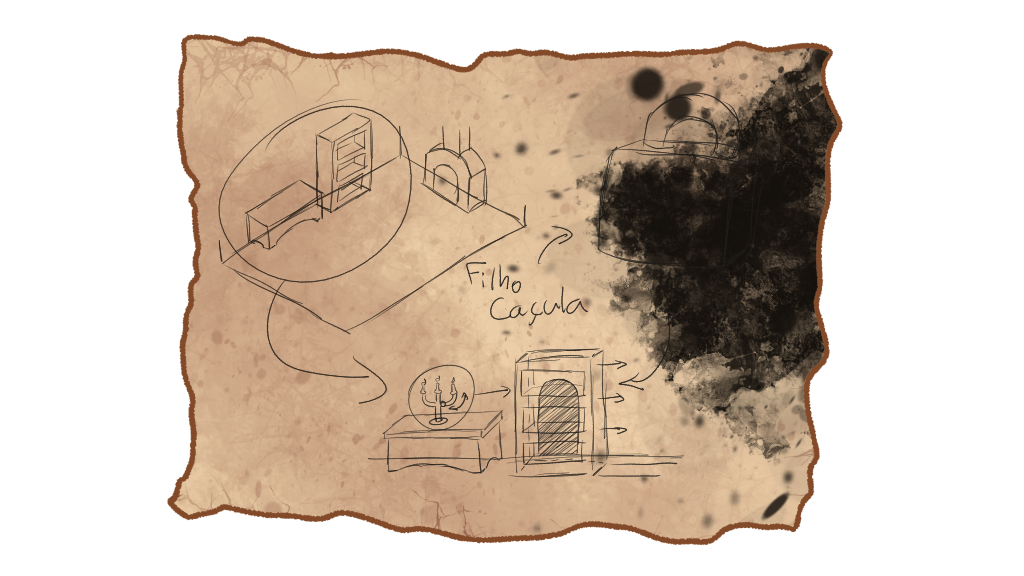
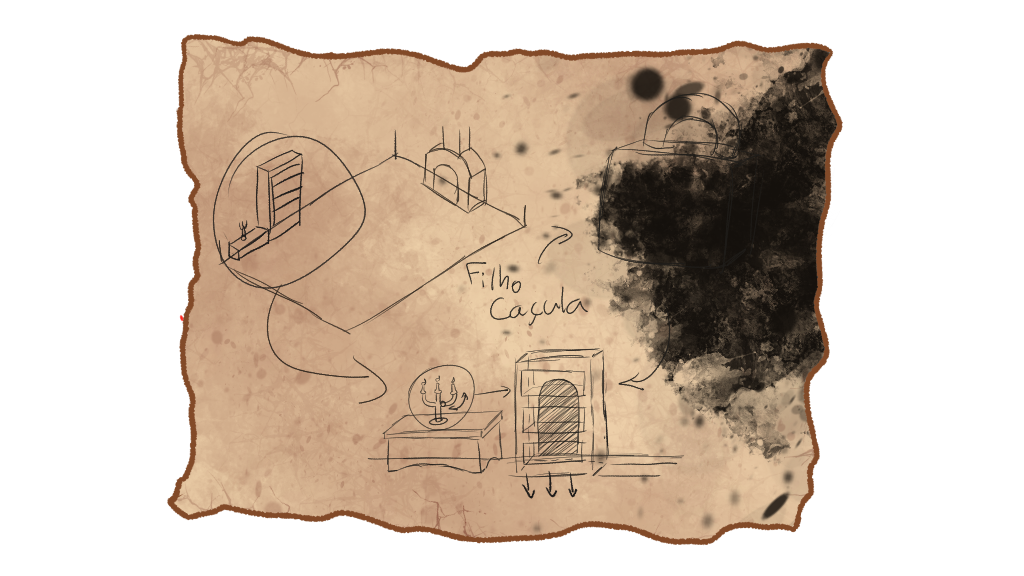
Comparing the layer stacks of the two (1024, 576) images. Changes:
added layer "Paint Layer 5" above "Paint Layer 4" over [212, 128, 320, 289]
painted on "Paint Layer 4" over [179, 99, 421, 322]
painted on "Paint Layer 3" over [320, 99, 628, 499]
painted on "Paint Layer 1" over [179, 99, 628, 499]
painted on "Paint Layer 2" over [179, 99, 628, 499]
